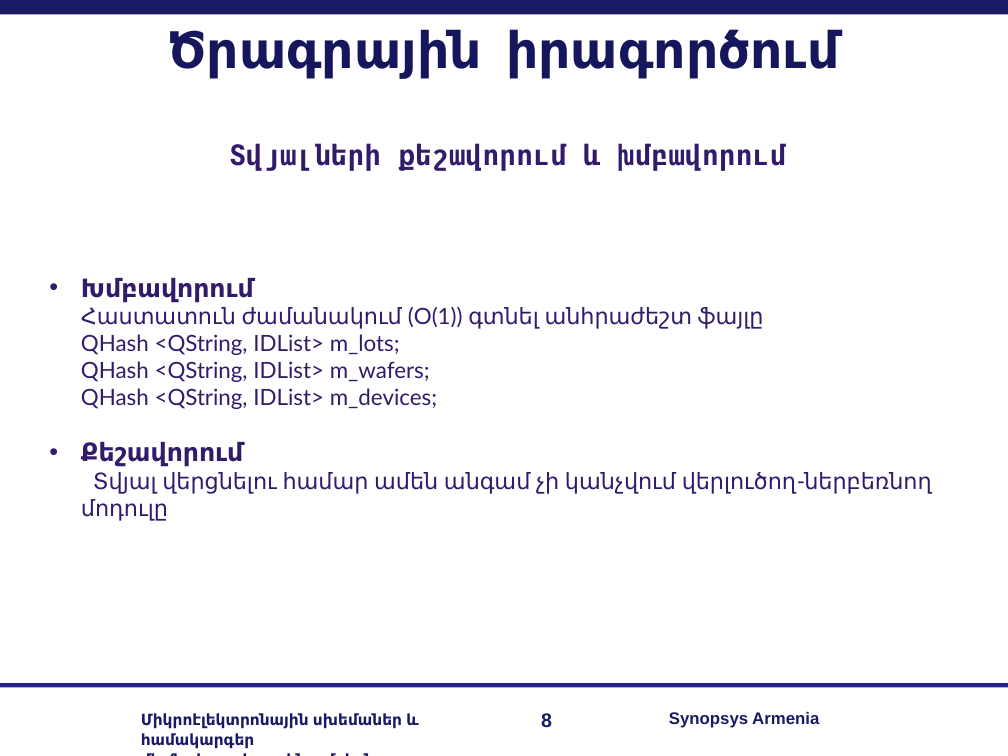
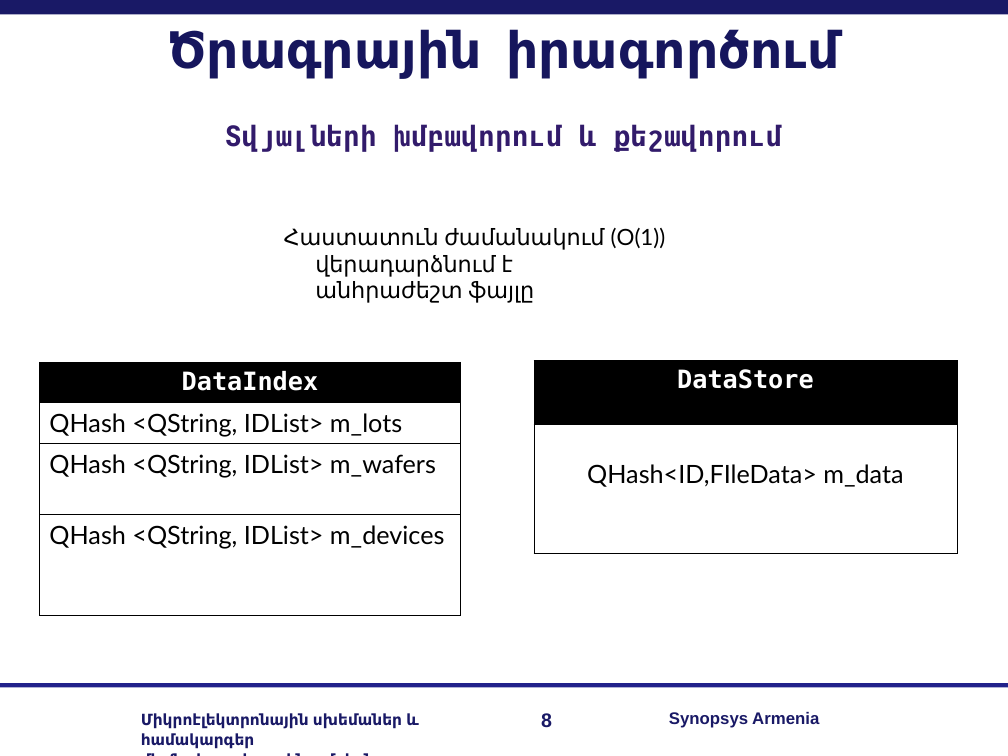
Before and after one commit to RazKarapetyan/Diploma_Final_Files, a slide deck: slide 8 of My Diploma/slides.ppt. Drawn at 1008x756 pixels with LibreOffice and Linux fonts; fonts in the diff are those of the drawing; background and template pictures are left out. Boxes give left, top, right and bottom in pixels: in the first picture for what was removed or moved away, otherwise in the second. Text is boxed around its words. In the diff, an @@ line names an element or a change of style, - is before the commit and + after.

```diff
--- a/My Diploma/slides.ppt
+++ b/My Diploma/slides.ppt
@@ text at bbox=[225, 124, 782, 152]: text changed @@
-Տվյալների քեշավորում և խմբավորում
+Տվյալների խմբավորում և քեշավորում
@@ text added at bbox=[284, 228, 666, 303], 16 pt, text #000000 @@
+Հաստատուն ժամանակում (O(1)) վերադարձնում է անհրաժեշտ ֆայլը
@@ text removed at bbox=[81, 278, 931, 521] @@
-• Խմբավորում
-Հաստատուն ժամանակում (O(1)) գտնել անհրաժեշտ ֆայլը
-QHash <QString, IDList> m_lots;
-QHash <QString, IDList> m_wafers;
-QHash <QString, IDList> m_devices;
-• Քեշավորում
-Տվյալ վերցնելու համար ամեն անգամ չի կանչվում վերլուծող-ներբեռնող մոդուլը
@@ table added at bbox=[39, 362, 461, 553], 4 rows, 1 columns @@
+DataIndex
+QHash <QString, IDList> m_lots
+QHash <QString, IDList> m_wafers
+QHash <QString, IDList> m_devices
@@ table added at bbox=[534, 361, 958, 554], 2 rows, 1 columns @@
+DataStore
+QHash<ID,FIleData> m_data
```
Also in this commit, not shown: 4 other slides changed, 2 slides added, 1 slide removed.
